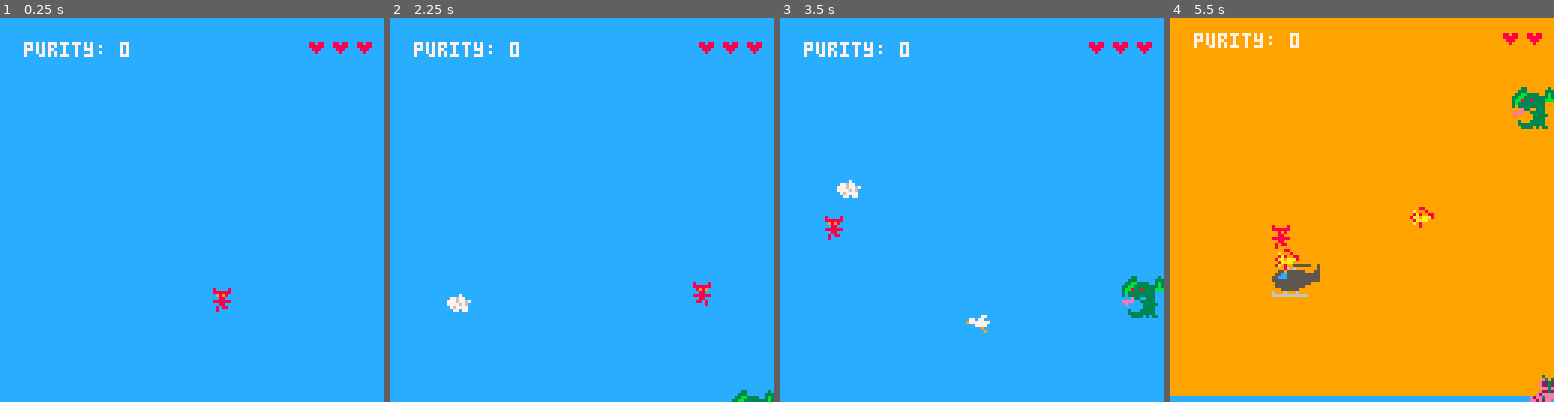
Above: before the commit, frames 1-4 (left to right).
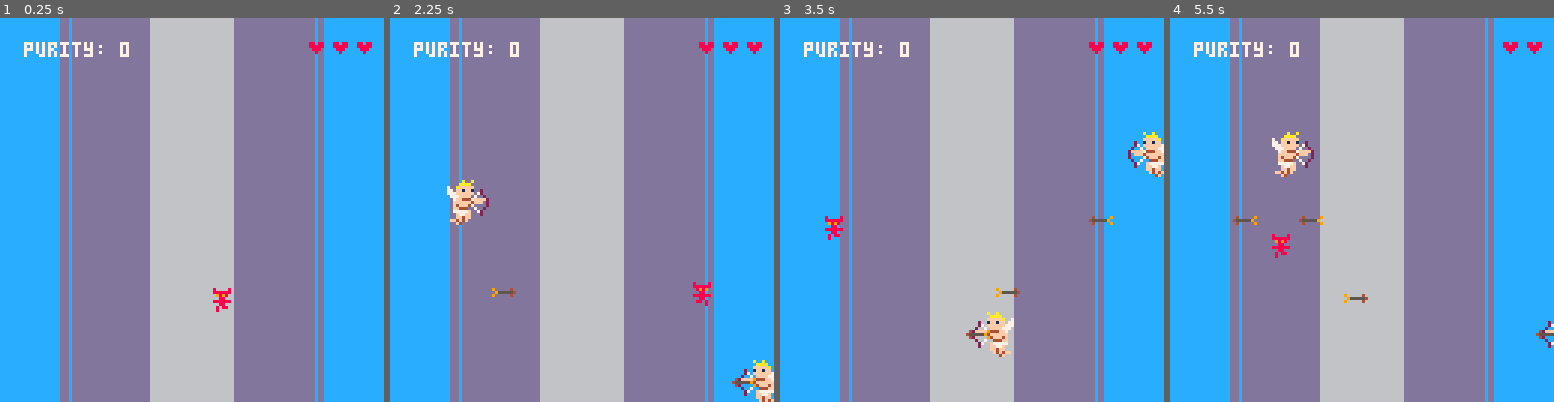
Above: after the commit, the same moments.

Repository: MCSDWVL/picopcp
Game: PICO-8 cartridge helloworld.p8
The game is run twice, just before and just after one commit, with the same random seed, the same clock (stepped at 60 frames per second) and the same inputs.
Inputs:
- Up to frame 1 (0.25 s): no input
- Up to frame 2 (2.25 s): hold Right 1.6-2.1 s; hold Up from 2.15 s (still down)
- Up to frame 3 (3.5 s): release Up at 2.42 s; hold Right 2.47-3.03 s; hold Left from 3.08 s (still down)
- Up to frame 4 (5.5 s): release Left at 3.58 s; hold Down 3.63-3.97 s; hold Right 4.02-4.68 s; hold Up 4.73-5.03 s; hold Left from 5.08 s (still down)

The runs differ from the first frame. In frame 1, 67% of the frame differs, in the area x 15-85%, y 0-100%; in frame 2, 68%; in frame 3, 68%; in frame 4, 99%, in the area x 0-100%, y 0-100%.

Commit message:
start in heaven

Diff:
--- a/helloworld.p8
+++ b/helloworld.p8
@@ -506,7 +506,7 @@
   levels.sky,
   levels.ocean,
 }
-current_level_idx = 3
+current_level_idx = 1
 current_level = ordered_levels[current_level_idx]
 
 -- create a shallow copy of a prefab
